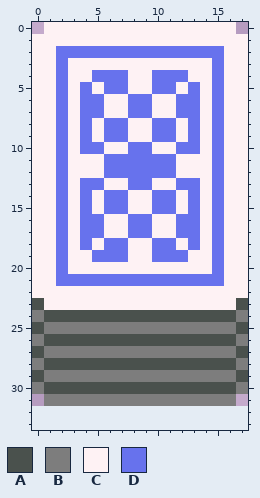
Pixel-art file: src/assets/Aseprite/Deck.aseprite. Above: the version before the commit.
18x32 pixels, 1 frame. The old version is drawn lined up with the new one, on the new canvas.
Palette (. is transparent): A #4a514d  B #7d7d7d  C #fef2f4  D #6772ed
Pixels before, first column x 0:
 0 .CCCCCCCCCCCCCCCC.
 1 CCCCCCCCCCCCCCCCCC
 2 CCDDDDDDDDDDDDDDCC
 3 CCDCCCCCCCCCCCCDCC
 4 CCDCCDDDCCDDDCCDCC
 5 CCDCDCDDCCDDCDCDCC
 6 CCDCDDCCDDCCDDCDCC
 7 CCDCDDCCDDCCDDCDCC
 8 CCDCDCDDCCDDCDCDCC
 9 CCDCDCDDCCDDCDCDCC
10 CCDCDDCCDDCCDDCDCC
11 CCDCCCDDDDDDCCCDCC
12 CCDCCCDDDDDDCCCDCC
13 CCDCDDCCDDCCDDCDCC
14 CCDCDCDDCCDDCDCDCC
15 CCDCDCDDCCDDCDCDCC
16 CCDCDDCCDDCCDDCDCC
17 CCDCDDCCDDCCDDCDCC
18 CCDCDCDDCCDDCDCDCC
19 CCDCCDDDCCDDDCCDCC
20 CCDCCCCCCCCCCCCDCC
21 CCDDDDDDDDDDDDDDCC
22 CCCCCCCCCCCCCCCCCC
23 ACCCCCCCCCCCCCCCCA
24 BAAAAAAAAAAAAAAAAB
25 ABBBBBBBBBBBBBBBBA
26 BAAAAAAAAAAAAAAAAB
27 ABBBBBBBBBBBBBBBBA
28 BAAAAAAAAAAAAAAAAB
29 ABBBBBBBBBBBBBBBBA
30 BAAAAAAAAAAAAAAAAB
31 .BBBBBBBBBBBBBBBB.
After:
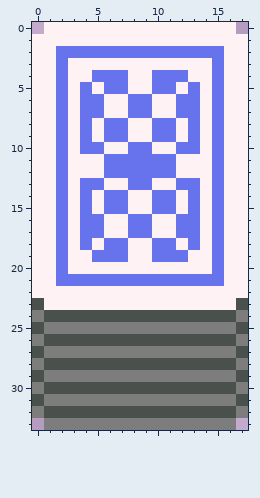
From old to new:
canvas 18x32 -> 18x34
Changed rows in their new state; - is an unchanged pixel.
first column x 0:
31 A----------------A
32 BAAAAAAAAAAAAAAAAB
33 -BBBBBBBBBBBBBBBB-
